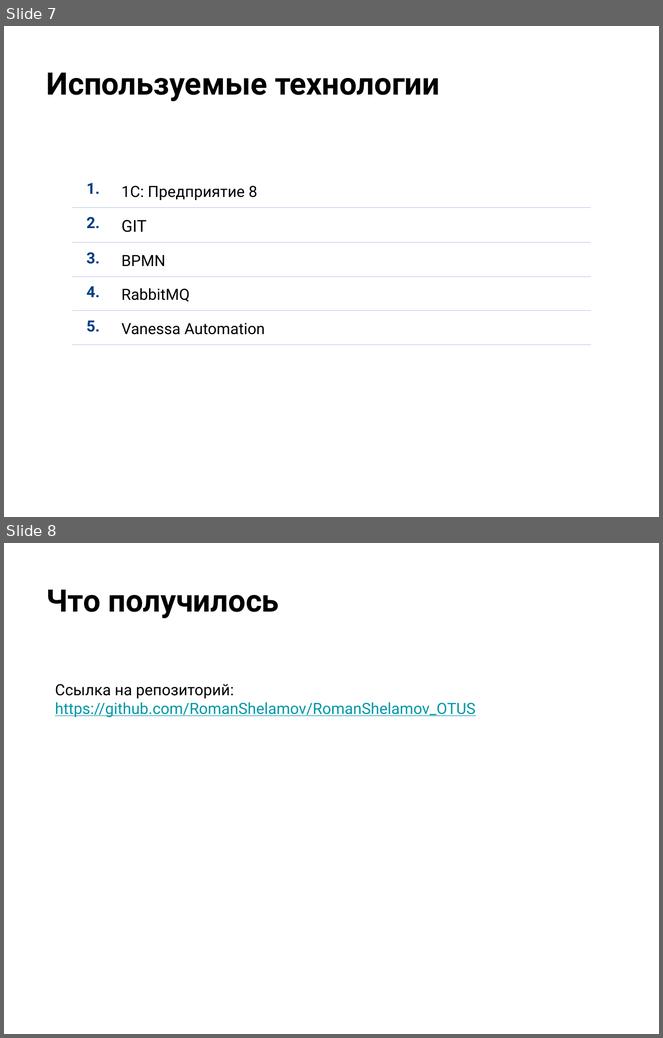
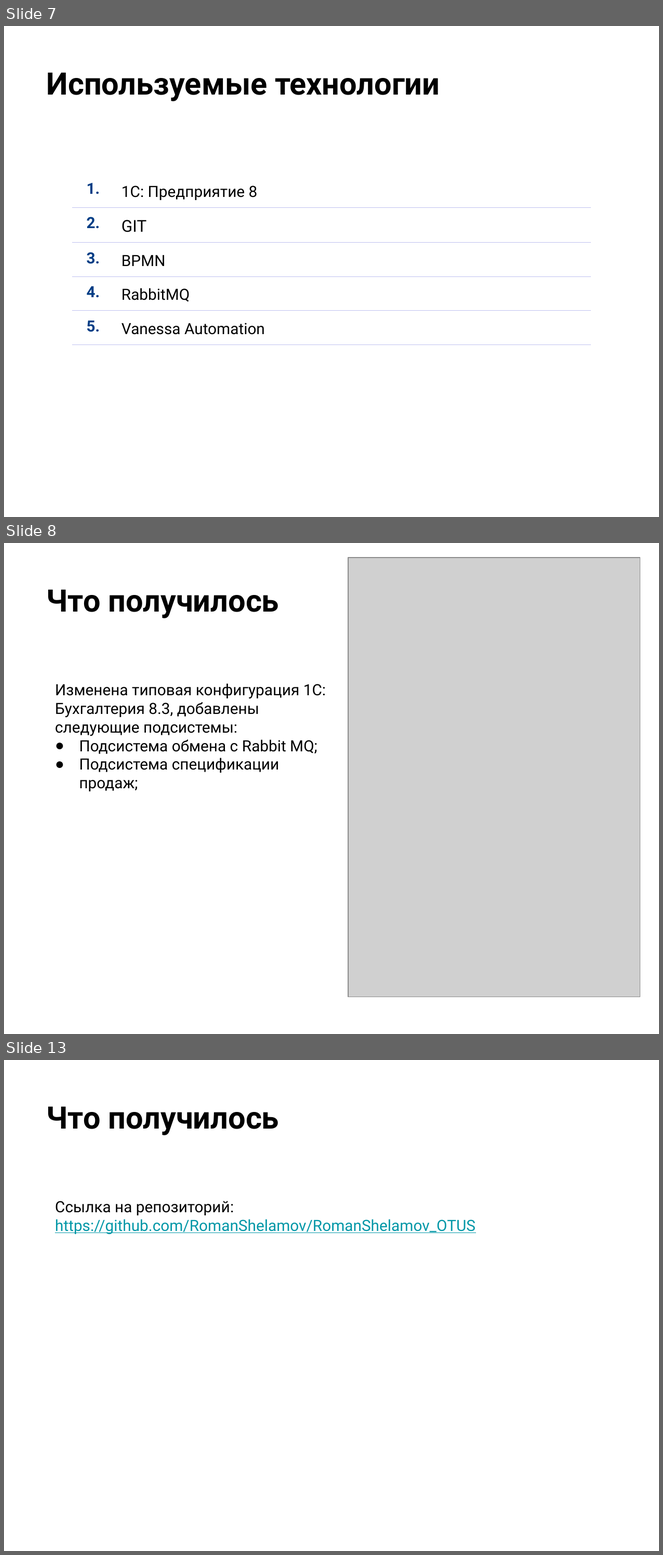
Before and after one commit to RomanShelamov/RomanShelamov_OTUS, a slide deck: doc/Presentation/Защита проекта_Шеламов Роман.pptx. Shown one above the other, each under a label of ours: slides 7 and 8 before the commit, slides 7, 8 and 13 after it; the slides between them are not shown. The pictures are 663x1038 and 663x1555 pixels, drawn with LibreOffice and Linux fonts; fonts in the diff are those of the drawing; grey boxes stand for pictures; background and template pictures are left out. Boxes give left, top, right and bottom in pixels: in the first picture for what was removed or moved away, otherwise in the second. Text is boxed around its words. In the diff, an @@ line names an element or a change of style, - is before the commit and + after.

```diff
--- a/doc/Presentation/Защита проекта_Шеламов Роман.pptx
+++ b/doc/Presentation/Защита проекта_Шеламов Роман.pptx
@@ slide 8 added at <box>4,543,659,1034</box>, background picture (left out) @@
@@ picture added at <box>349,558,641,997</box> @@
@@ title added at <box>47,589,280,618</box>, 34 pt, text #000000, bold @@
+Что получилось
@@ text added at <box>55,683,326,792</box>, 17 pt, text #000000 @@
+Изменена типовая конфигурация 1С: Бухгалтерия 8.3, добавлены следующие подсистемы:
+● Подсистема обмена с Rabbit MQ;
+● Подсистема спецификации продаж;
@@ what was slide 8 is now slide 13 @@
```
Also in this commit, not shown: 2 slides changed, 2 other slides added, 1 slide removed, 28 other files.
